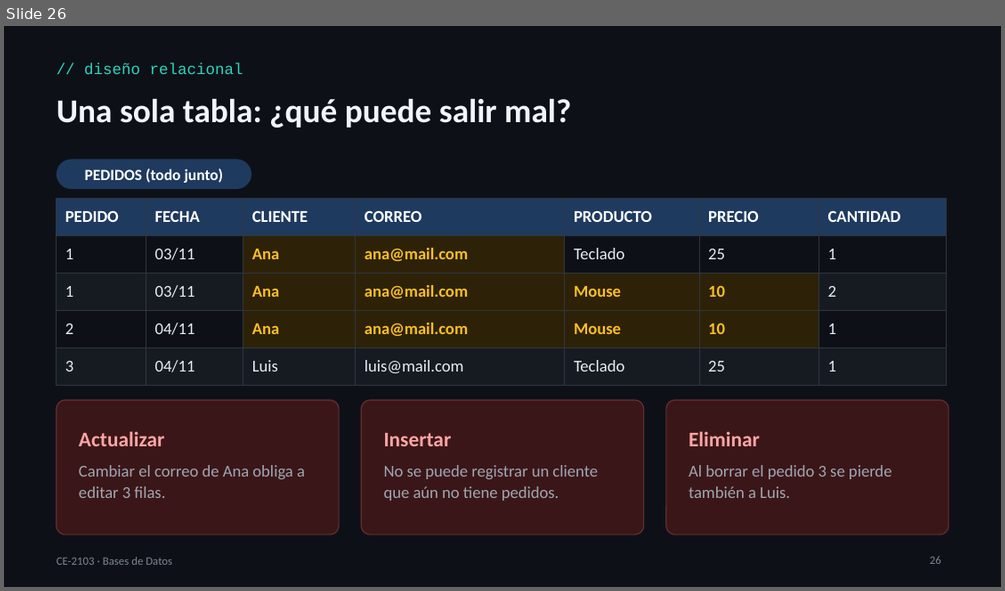
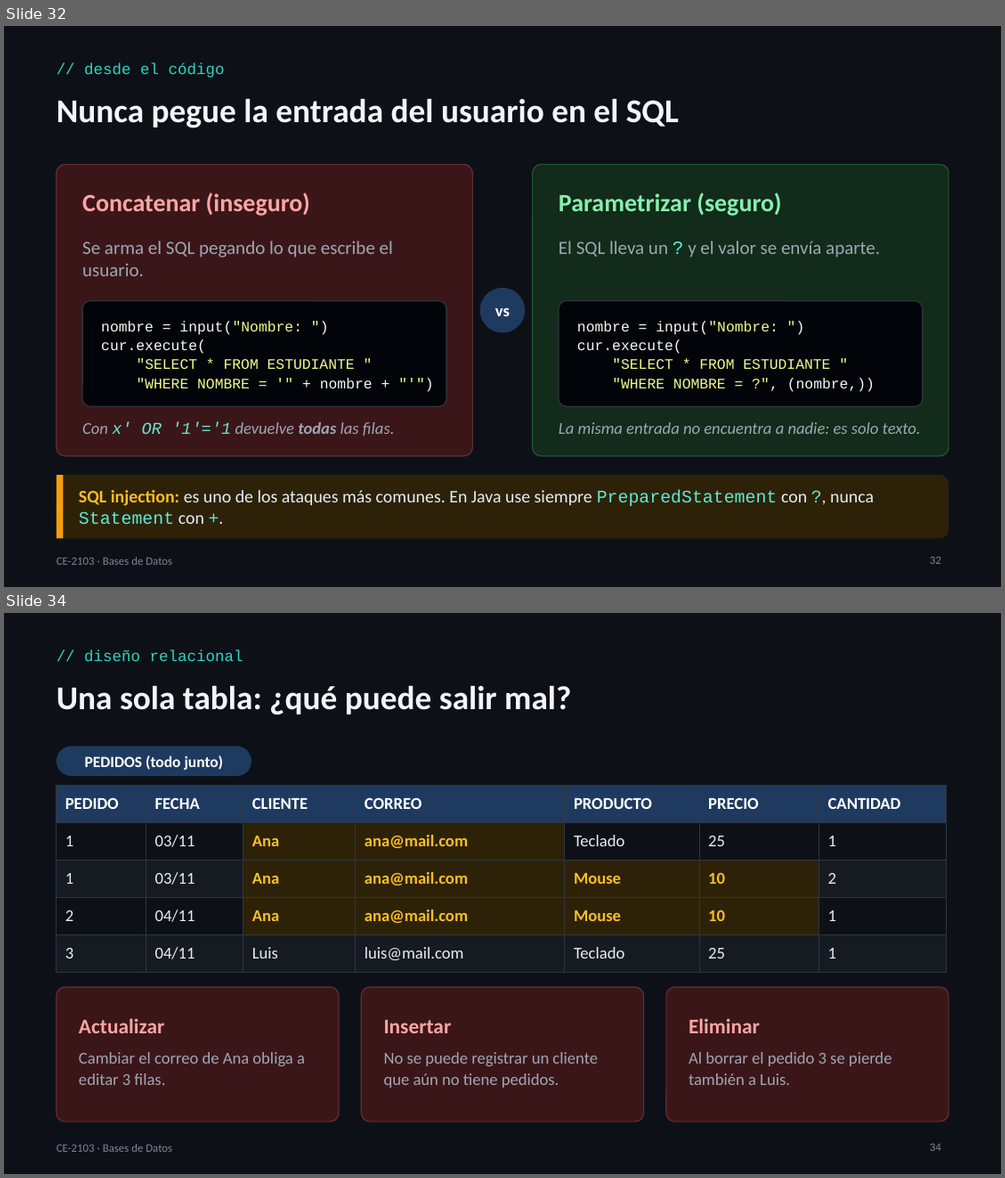
Before and after one commit to itcr-computer-engineering/data-structures-and-algorithms, a slide deck: presentaciones/ce-2103/Lección 08 - Bases de Datos.pptx. Shown one above the other, each under a label of ours: slide 26 before the commit, slides 32 and 34 after it; the slides between them are not shown. The pictures are 1005x591 and 1005x1178 pixels, drawn with LibreOffice and Linux fonts; fonts in the diff are those of the drawing. Boxes give left, top, right and bottom in pixels: in the first picture for what was removed or moved away, otherwise in the second. Text is boxed around its words. In the diff, an @@ line names an element or a change of style, - is before the commit and + after.

```diff
--- a/presentaciones/ce-2103/Lección 08 - Bases de Datos.pptx
+++ b/presentaciones/ce-2103/Lección 08 - Bases de Datos.pptx
@@ slide 32 added at [4, 26, 1001, 587], background #0D1117 @@
@@ text added at [84, 62, 225, 78], 15 pt, text #2DD4BF @@
+// desde el código
@@ text added at [57, 98, 679, 128], 32 pt, text #F0F6FC, bold @@
+Nunca pegue la entrada del usuario en el SQL
@@ rounded rectangle added at [57, 164, 473, 456], fill #3B1618, outline #F87171 1 pt @@
@@ rounded rectangle added at [533, 164, 949, 456], fill #122B1B, outline #4ADE80 1 pt @@
@@ text added at [82, 192, 310, 216], 24 pt, text #FCA5A5, bold @@
+Concatenar (inseguro)
@@ text added at [558, 192, 781, 216], 24 pt, text #86EFAC, bold @@
+Parametrizar (seguro)
@@ text added at [82, 240, 393, 276], 18 pt, text #9DA7B3 @@
+Se arma el SQL pegando lo que escribe el usuario.
@@ text added at [558, 240, 880, 257], 18 pt, text #9DA7B3 @@
+El SQL lleva un ? y el valor se envía aparte.
@@ ellipse added at [480, 288, 526, 332], fill #1F3A5F, 16 pt, text #FFFFFF, bold @@
+vs
@@ rounded rectangle added at [82, 300, 446, 406], fill #010409, outline #30363D 1 pt @@
@@ rounded rectangle added at [558, 300, 923, 406], fill #010409, outline #30363D 1 pt @@
@@ text added at [101, 321, 372, 388], 14 pt, text #F1FA8C @@
+nombre = input("Nombre: ")
+cur.execute(
+"SELECT * FROM ESTUDIANTE "
+"WHERE NOMBRE = '" + nombre + "'")
@@ text added at [577, 321, 874, 392], 14 pt, text #F1FA8C @@
+nombre = input("Nombre: ")
+cur.execute(
+"SELECT * FROM ESTUDIANTE "
+"WHERE NOMBRE = ?", (nombre,))
@@ text added at [82, 422, 395, 435], 16 pt, text #9DA7B3, italic @@
+Con x' OR '1'='1 devuelve todas las filas.
@@ text added at [558, 422, 921, 434], 16 pt, text #9DA7B3, italic @@
+La misma entrada no encuentra a nadie: es solo texto.
@@ rounded rectangle added at [57, 475, 948, 539], fill #2D2208 @@
@@ rectangle added at [57, 475, 63, 539], fill #F59E0B @@
@@ text added at [79, 490, 874, 524], 17 pt, text #E6EDF3 @@
+SQL injection: es uno de los ataques más comunes. En Java use siempre PreparedStatement con ?, nunca Statement con +.
@@ text added at [57, 556, 172, 564], 11 pt, text #7D8590 @@
+CE-2103 · Bases de Datos
@@ page number added at [930, 556, 941, 564], 11 pt, text #7D8590 @@
+32
@@ what was slide 26 is now slide 34 @@
@@ page number at [930, 1143, 941, 1151]: text changed @@
-26
+34
```
Also in this commit, not shown: 3 slides changed, 7 other slides added, 4 other files.
